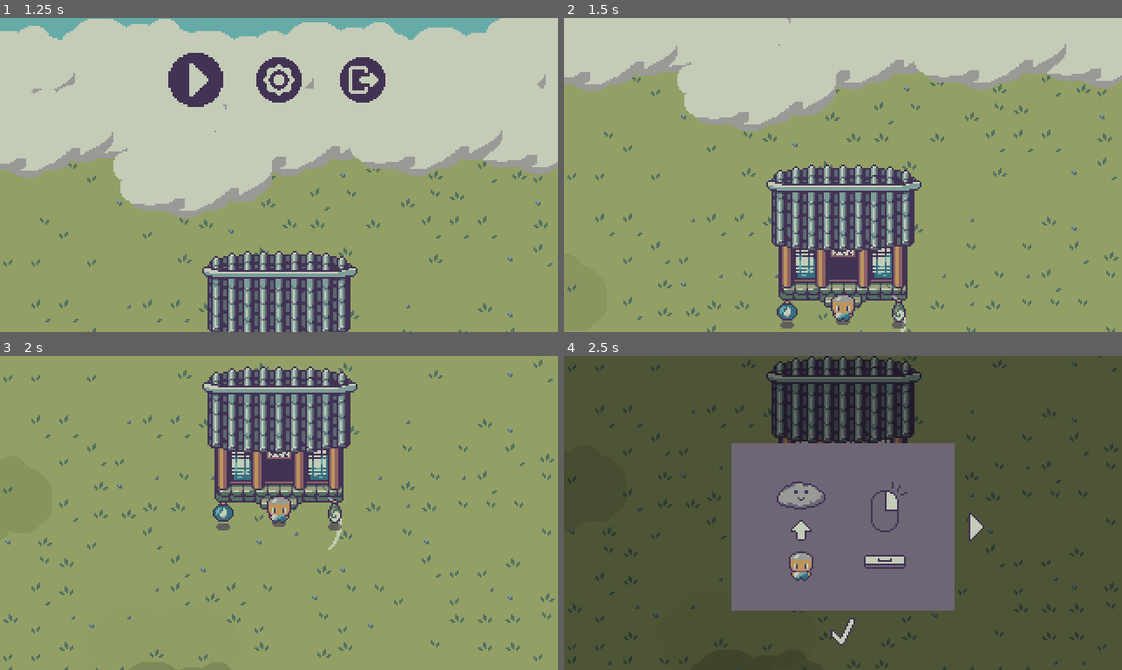
Above: before the commit, frames 1-4 (two rows, left to right).
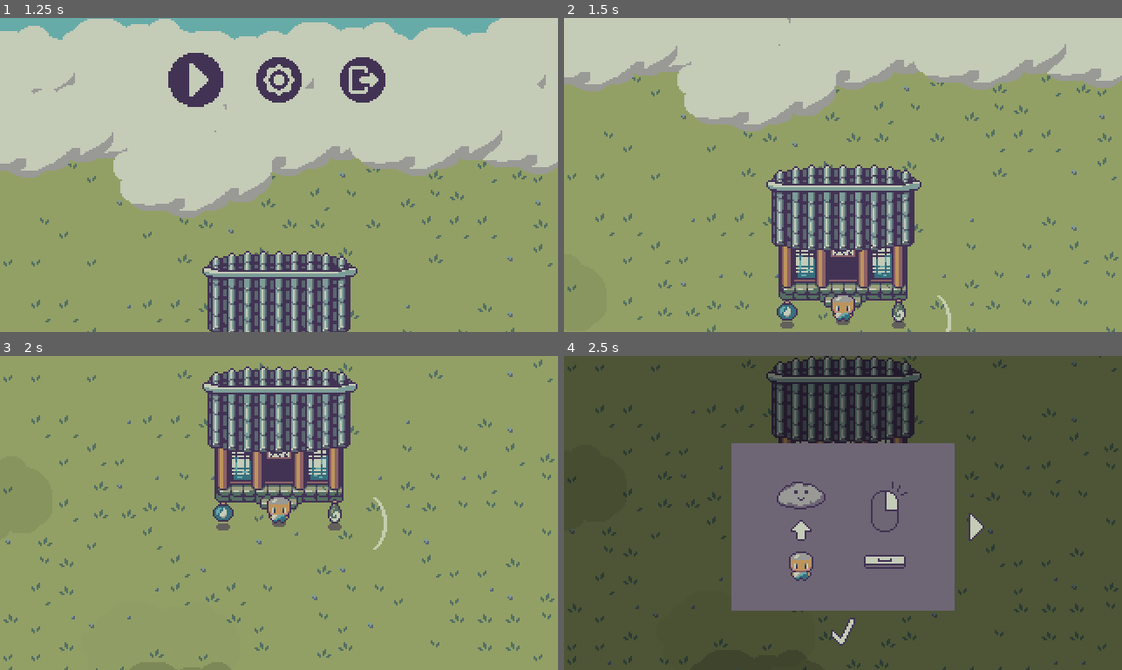
Above: after the commit, the same moments.

Repository: Boyquotes/cloud-keeper
Game: Godot game, scene res://Main.tscn
Two runs of this game, one before a commit and one after it. Both use one fixed random seed, a clock stepped at 60 frames per second and the inputs below.
Inputs (mouse positions are in pixels of both pictures, inside the frame that each line leads up to):
- Up to frame 1 (1.25 s): click (195, 266) at 0.5 s
- Up to frame 2 (1.5 s): move the mouse to (965, 159) at 1.27 s; hold D (move_right) from 1.28 s (still down); click (965, 159) at 1.35 s
- Up to frame 3 (2 s): keep holding D (move_right)
- Up to frame 4 (2.5 s): move the mouse to (731, 528) at 2.02 s; release D (move_right) at 2.03 s; hold S (move_down) from 2.03 s (still down); tap Space (spawn_cloud) at 2.1 s; click (731, 528) at 2.3 s

Frame 1 is identical in both runs. In frame 2, 0.1% of the frame differs, in the area x 58-70%, y 88-100%; in frame 3, 0.2%, in the area x 58-70%, y 45-62%; in frame 4, nothing differs.

Commit message:
Updated wind animation

Diff:
--- a/src/default_bus_layout.tres
+++ b/src/default_bus_layout.tres
@@ -5,11 +5,11 @@
 bus/1/solo = false
 bus/1/mute = false
 bus/1/bypass_fx = false
-bus/1/volume_db = -4.003
+bus/1/volume_db = -6.24739
 bus/1/send = "Master"
 bus/2/name = "SFX"
 bus/2/solo = false
 bus/2/mute = false
 bus/2/bypass_fx = false
-bus/2/volume_db = -4.003
+bus/2/volume_db = -6.24739
 bus/2/send = "Master"
--- a/src/global/AudioManager.tscn
+++ b/src/global/AudioManager.tscn
@@ -39,6 +39,6 @@
 
 [node name="BgmPlayer" type="AudioStreamPlayer" parent="."]
 stream = ExtResource( 8 )
-volume_db = -5.0
+volume_db = -6.0
 autoplay = true
 bus = "BGM"
--- a/src/scenes/player/WindArea.gd
+++ b/src/scenes/player/WindArea.gd
@@ -1,4 +1,6 @@
 extends Area2D
+
+onready var animation_player: AnimationPlayer = $"%AnimationPlayer"
 
 export(float) var wind_speed = 100.0
 
@@ -6,3 +8,4 @@
 	var clouds = get_overlapping_areas()
 	for cloud in clouds:
 		cloud.move(direction, wind_speed)
+	animation_player.play("wind_blast")
--- a/src/scenes/player/WindArea.tscn
+++ b/src/scenes/player/WindArea.tscn
@@ -1,11 +1,79 @@
-[gd_scene load_steps=4 format=2]
+[gd_scene load_steps=6 format=2]
 
 [ext_resource path="res://scenes/player/WindArea.gd" type="Script" id=1]
 [ext_resource path="res://scenes/player/wind_arrow.png" type="Texture" id=2]
 
 [sub_resource type="CapsuleShape2D" id=1]
-radius = 30.0
-height = 50.0
+radius = 19.9999
+height = 30.0002
+
+[sub_resource type="Animation" id=3]
+length = 0.001
+tracks/0/type = "value"
+tracks/0/path = NodePath(".:position")
+tracks/0/interp = 1
+tracks/0/loop_wrap = true
+tracks/0/imported = false
+tracks/0/enabled = true
+tracks/0/keys = {
+"times": PoolRealArray( 0 ),
+"transitions": PoolRealArray( 1 ),
+"update": 0,
+"values": [ Vector2( 0, 0 ) ]
+}
+tracks/1/type = "value"
+tracks/1/path = NodePath(".:visible")
+tracks/1/interp = 1
+tracks/1/loop_wrap = true
+tracks/1/imported = false
+tracks/1/enabled = true
+tracks/1/keys = {
+"times": PoolRealArray( 0 ),
+"transitions": PoolRealArray( 1 ),
+"update": 1,
+"values": [ false ]
+}
+tracks/2/type = "value"
+tracks/2/path = NodePath(".:self_modulate")
+tracks/2/interp = 1
+tracks/2/loop_wrap = true
+tracks/2/imported = false
+tracks/2/enabled = true
+tracks/2/keys = {
+"times": PoolRealArray( 0 ),
+"transitions": PoolRealArray( 1 ),
+"update": 0,
+"values": [ Color( 1, 1, 1, 1 ) ]
+}
+
+[sub_resource type="Animation" id=2]
+resource_name = "wind_blast"
+length = 0.2
+step = 0.05
+tracks/0/type = "value"
+tracks/0/path = NodePath(".:position")
+tracks/0/interp = 1
+tracks/0/loop_wrap = true
+tracks/0/imported = false
+tracks/0/enabled = true
+tracks/0/keys = {
+"times": PoolRealArray( 0, 0.15 ),
+"transitions": PoolRealArray( 1, 1 ),
+"update": 0,
+"values": [ Vector2( 0, 0 ), Vector2( 58, 0 ) ]
+}
+tracks/1/type = "value"
+tracks/1/path = NodePath(".:visible")
+tracks/1/interp = 1
+tracks/1/loop_wrap = true
+tracks/1/imported = false
+tracks/1/enabled = true
+tracks/1/keys = {
+"times": PoolRealArray( 0, 0.15 ),
+"transitions": PoolRealArray( 1, 1 ),
+"update": 1,
+"values": [ true, false ]
+}
 
 [node name="WindArea" type="Area2D"]
 collision_layer = 8
@@ -14,11 +82,22 @@
 script = ExtResource( 1 )
 
 [node name="CollisionShape2D" type="CollisionShape2D" parent="."]
-position = Vector2( 22, 0 )
+position = Vector2( 28, 0 )
 rotation = 1.5708
 shape = SubResource( 1 )
 
 [node name="WindArrow" type="Sprite" parent="."]
 self_modulate = Color( 1, 1, 1, 0.470588 )
-position = Vector2( 32, 0 )
+position = Vector2( 58, 0 )
 texture = ExtResource( 2 )
+
+[node name="WindSprite" type="Sprite" parent="."]
+unique_name_in_owner = true
+visible = false
+texture = ExtResource( 2 )
+
+[node name="AnimationPlayer" type="AnimationPlayer" parent="."]
+unique_name_in_owner = true
+root_node = NodePath("../WindSprite")
+anims/RESET = SubResource( 3 )
+anims/wind_blast = SubResource( 2 )
--- a/src/scenes/vfx/LeafParticles.tscn
+++ b/src/scenes/vfx/LeafParticles.tscn
@@ -5,7 +5,7 @@
 
 [sub_resource type="Gradient" id=10]
 offsets = PoolRealArray( 0, 0.509677, 1 )
-colors = PoolColorArray( 1, 1, 1, 1, 0.224714, 0.338867, 0.0767746, 1, 1, 1, 1, 1 )
+colors = PoolColorArray( 1, 1, 1, 1, 0.333333, 0.439216, 0.392157, 1, 1, 1, 1, 1 )
 
 [sub_resource type="GradientTexture" id=11]
 gradient = SubResource( 10 )
@@ -23,7 +23,7 @@
 direction = Vector3( 0, 1, 0 )
 spread = 8.0
 gravity = Vector3( 0, 0, 0 )
-initial_velocity = 120.0
+initial_velocity = 150.0
 angular_velocity = 120.0
 angular_velocity_random = 0.5
 orbit_velocity = 0.0
@@ -33,8 +33,8 @@
 
 [node name="LeafParticles" type="Particles2D"]
 emitting = false
-amount = 20
-lifetime = 1.3
+amount = 12
+lifetime = 0.4
 one_shot = true
 local_coords = false
 process_material = SubResource( 7 )
--- a/src/ui/hud/RainTimer.gd
+++ b/src/ui/hud/RainTimer.gd
@@ -3,7 +3,7 @@
 onready var texture_progress: TextureProgress = $TextureProgress
 onready var timer: Timer = $Timer
 
-export(float) var wait_time = 20.0
+export(float) var wait_time = 60.0
 
 func _ready() -> void:
 	EventBus.connect("game_start", self, "_on_game_start")
